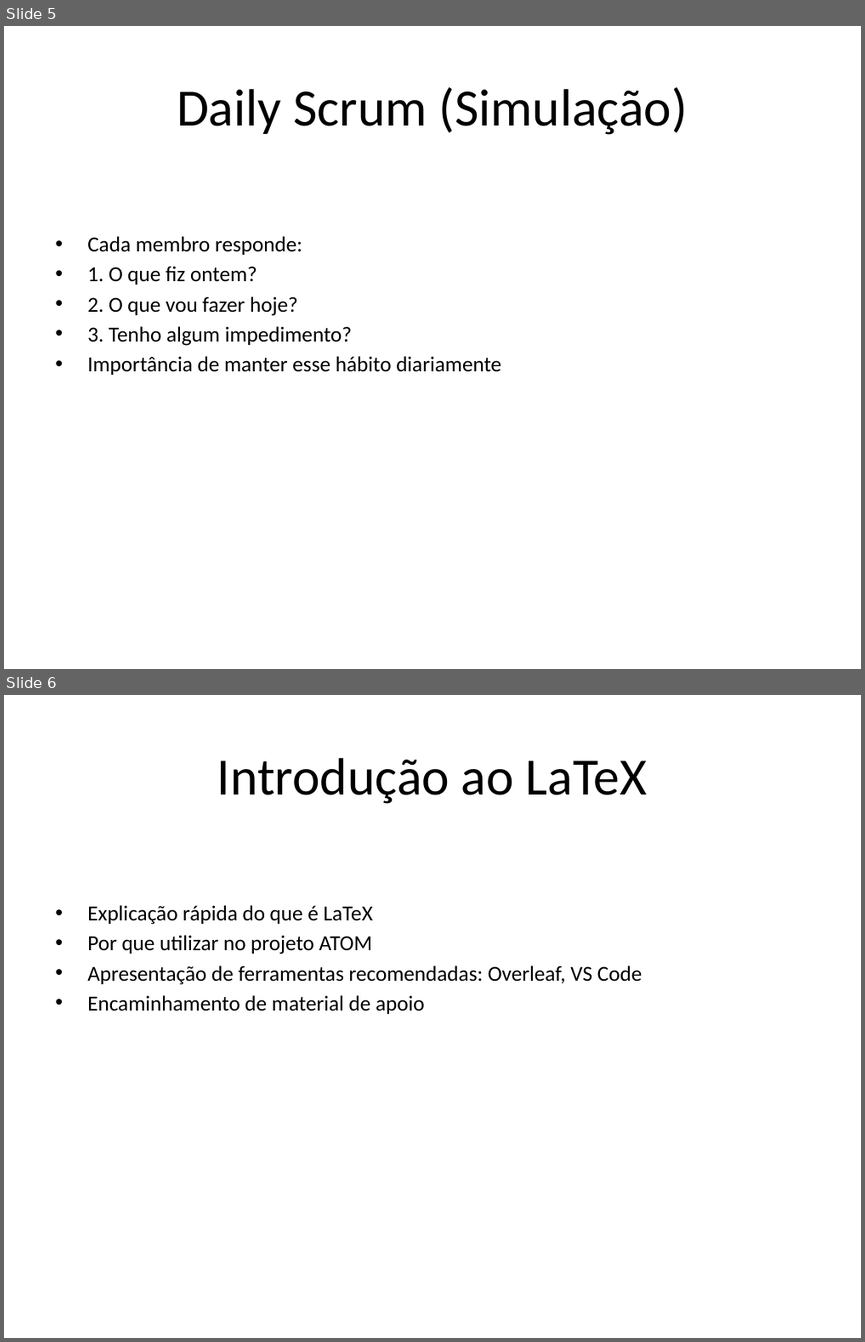
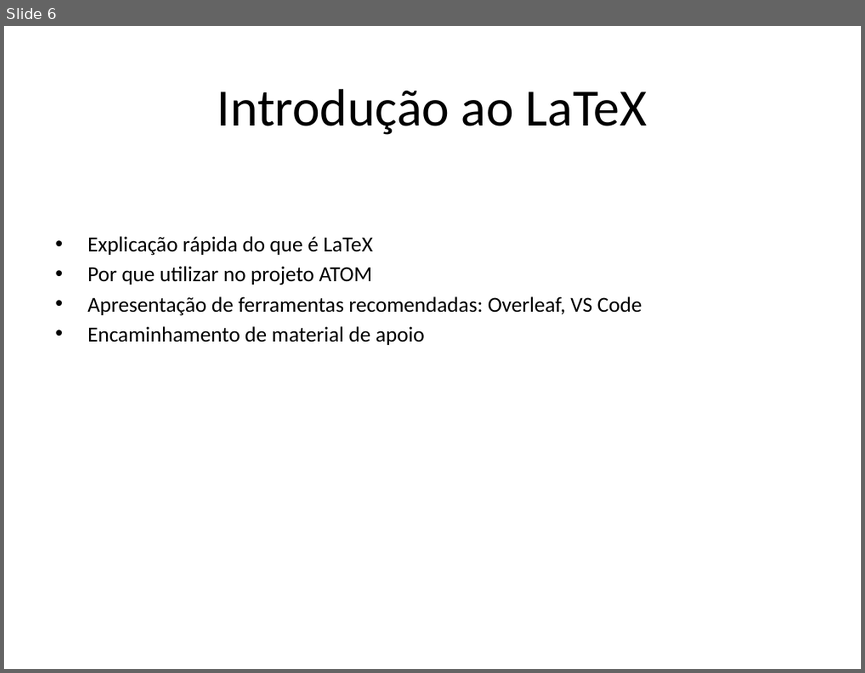
Before and after one commit to ATOM-Arm/docs, a slide deck: meetings/6th_Weekly copy/Roteiro_Reuniao_Projeto_ATOM_Agil.pptx. Shown one above the other, each under a label of ours: slides 5 and 6 before the commit, slide 6 after it. The pictures are 865x1342 and 865x673 pixels, drawn with LibreOffice and Linux fonts; fonts in the diff are those of the drawing. Boxes give left, top, right and bottom in pixels: in the first picture for what was removed or moved away, otherwise in the second. Text is boxed around its words. In the diff, an @@ line names an element or a change of style, - is before the commit and + after.

```diff
--- a/meetings/6th_Weekly copy/Roteiro_Reuniao_Projeto_ATOM_Agil.pptx
+++ b/meetings/6th_Weekly copy/Roteiro_Reuniao_Projeto_ATOM_Agil.pptx
@@ slide 5 removed at [4, 26, 861, 669], background #FFFFFF @@
@@ title removed at [177, 87, 687, 135] @@
-Daily Scrum (Simulação)
@@ text removed at [87, 236, 501, 374] @@
-• Cada membro responde:
-• 1. O que fiz ontem?
-• 2. O que vou fazer hoje?
-• 3. Tenho algum impedimento?
-• Importância de manter esse hábito diariamente
```
Also in this commit, not shown: 3 slides changed, 4 slides added, 3 other slides removed.
